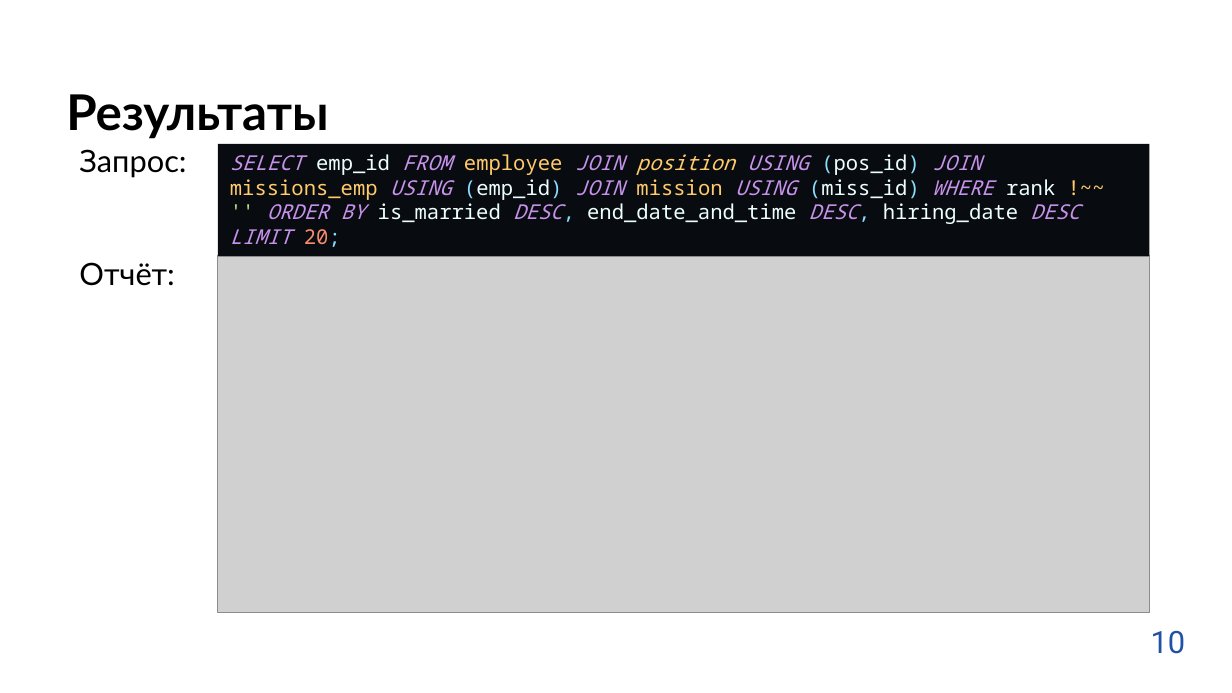
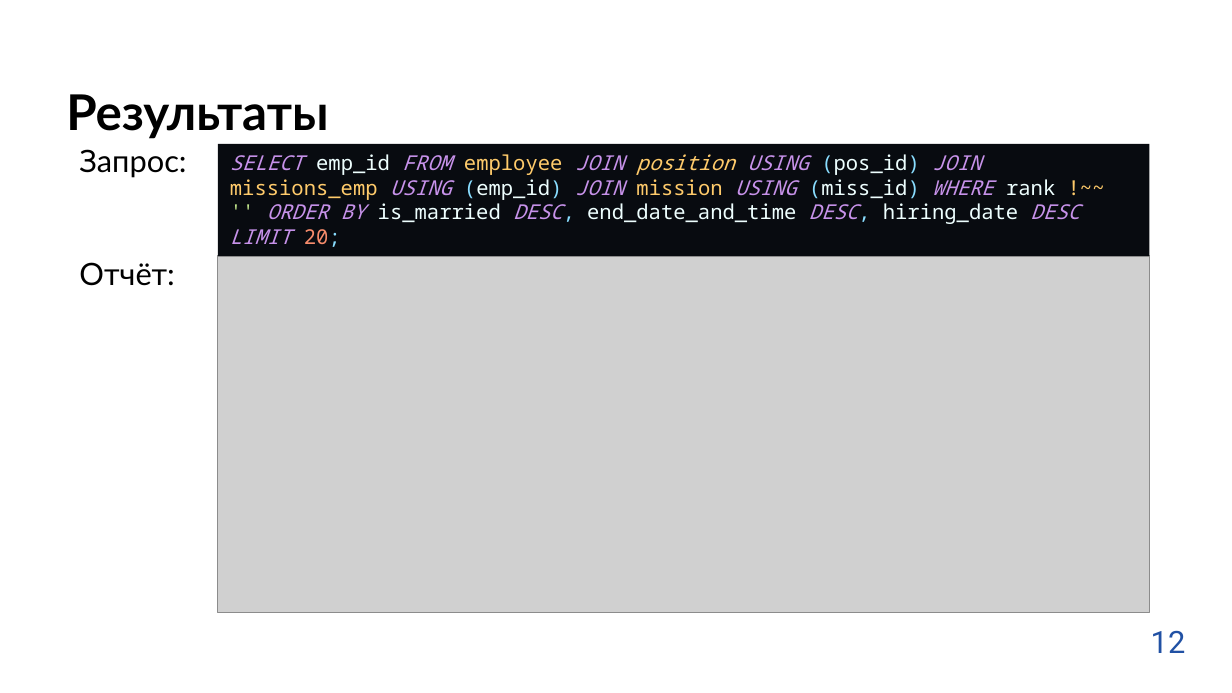
Before and after one commit to testpassword/Diploma-bachelor-degree-2022, a slide deck: slide 12 of docs/предзащита_2.pptx (slide 10 before the commit). Drawn at 1232x693 pixels with LibreOffice and Linux fonts; fonts in the diff are those of the drawing; grey boxes stand for pictures; background and template pictures are left out. Boxes give left, top, right and bottom in pixels: in the first picture for what was removed or moved away, otherwise in the second. Text is boxed around its words. In the diff, an @@ line names an element or a change of style, - is before the commit and + after.

```diff
--- a/docs/предзащита_2.pptx
+++ b/docs/предзащита_2.pptx
@@ text at bbox=[1151, 630, 1186, 653]: text changed @@
-10
+12
```
Also in this commit, not shown: 6 other slides changed, 3 slides added, 1 slide removed, 24 other files.
